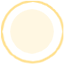
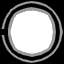
Layer changes from the first 64 x 64 image to the second:
removed layer "Layer6" from group "Set2" over [10, 9, 54, 54]
removed layer "Layer5" (was 45%) from group "Set2" over [1, 0, 64, 64]
"Layer4": opacity 100% → 62%, moved it into group "Set2", painted on it over [1, 1, 63, 63]
moved "Layer3" into group "Set2", painted on it over [3, 3, 62, 61]
showed "Layer2" over [0, 0, 64, 64]
